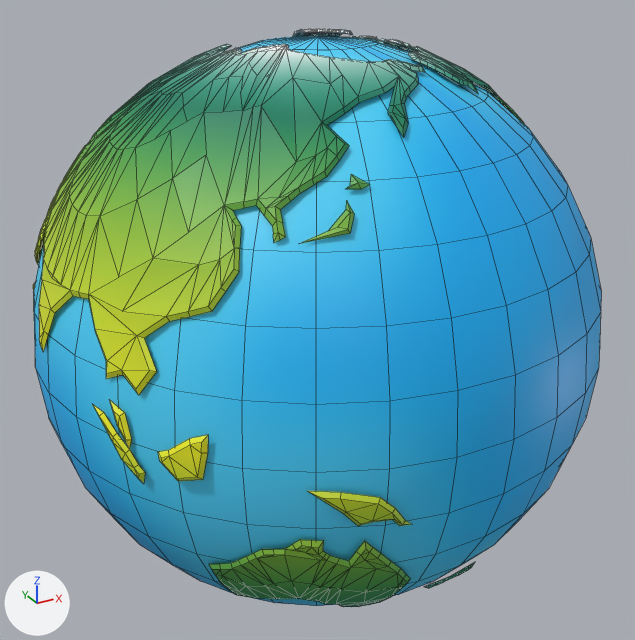
One commit to the FBX model Assets/Models/New_Earth.fbx: the scene before it, then after it.
Camera for both pictures: a 50 mm lens placed at (-6.91, -7.79, 10.96), pointed at (0.0, 4.77, 4.68). Arrows for +X, +Y and +Z are at lower left; the lights stay in place. Mesh edges are drawn as thin lines. Where no turn or scale is listed for an object, it has been applied to the vertices.

The first picture shows 'Sphere', 'Sphere_Deformers Active'.
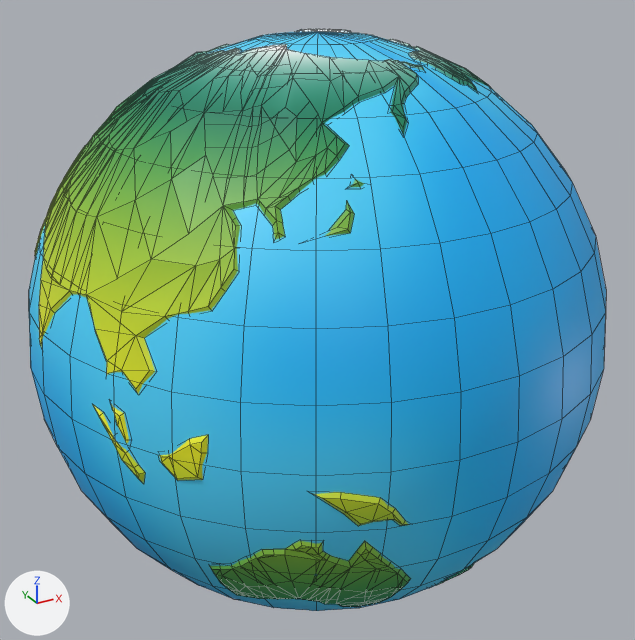
Changed parts and their boxes (x1, y1, x2, y2) in the pictures (635 x 640 px; the box of a moved part takes in the faces that stretch with it):
'Sphere', rescaled: before (34, 36, 601, 606); after (29, 32, 606, 611)
'Sphere_Deformers Active', reshaped (7% narrower): before (33, 29, 524, 607); after (35, 29, 490, 607)
part 1 of me_curve_003, built on: before (39, 49, 396, 372); after (39, 49, 396, 371)
part 2 of me_curve_003, moved or reshaped: before (403, 47, 514, 115); after (419, 47, 486, 83)
part 3 of me_curve_003, moved or reshaped: before (231, 557, 273, 586); after (231, 558, 273, 586)

Edits to the bpy script that builds the scene:
```text
Change me_curve_003:
    used by ob_sphere_deformers_active; location = (0.0, 0.0, 0.0)
    verts and faces of me_curve_003; kept vertices keep their numbers, new ones are numbered from 1831
    before: 602 (2.79, 4.68, 8.71), 645 (3.32, 5.68, 8.17), 659 (2.31, 4.05, 8.94) at pixel (463, 68), 687 (3.53, 3.88, 7.97), 800 (3.67, 4.04, 7.84)
    before: 847 (3.36, 5.9, 8.07), 858 (4.21, 5.2, 7.15), 863 (3.43, 4.95, 8.18), 885 (2.3, 4.1, 8.96) at pixel (460, 67), 916 (2.26, 3.91, 8.94) at pixel (465, 69)
    before: 1205 (2.37, 5.25, 8.94), 1374 (4.0, 6.06, 7.2), 1683 (2.48, 5.46, 8.85)
    before: 1543 (-3.09, 1.38, 2.9) at pixel (240, 565)
    remove me_curve_003.from_pydata(...)  # 1831 vertices, 1996 faces; spans x -4.84..4.65, y 0.11..9.61, z -0.25..9.56
    add me_curve_003.from_pydata(...)  # 1891 vertices, 2043 faces; spans x -4.84..4.65, y 0.11..9.61, z -0.25..9.56
    me_curve_003 part 1
    1 vertex is removed from x -2.7, y 2.89, z 8.32
    36 faces are deleted
    7 vertices in x -4.63..-3.28, y 2.08..5.07, z 6.23..8.25 move by (-0.02, 0.0, 0.0)
    6 vertices in x -4.78..-3.7, y 2.66..6.08, z 5.69..7.84 move by (-0.01, 0.0, 0.0)
    4 vertices in x -4.09..-3.33, y 4.41..5.01, z 7.39..8.27 move by (-0.02, -0.01, 0.0)
    4 vertices in x -2.61..-2.33, y 5.26..5.65, z 8.8..8.93 move by (-0.04, 0.0, 0.02)
    3 vertices in x -2.56..-2.46, y 4.28..4.88, z 8.85..8.89 move by (-0.04, 0.01, 0.04)
    48 vertices move from x -4.56..-0.08, y 2.02..9.4, z 2.76..9.31 to x -4.57..-0.08, y 2.0..9.44, z 2.91..9.32
    61 vertices are added at x -3.68..-0.32, y 2.2..6.81, z 7.73..9.29
    83 new faces join them
    me_curve_003 part 2
    add for i in [645, 687, 1205, 1683]: verts[i] += (0.04, 0.0, 0.0)
    add verts[602] = (2.87, 4.6, 8.71)  # moved
    add verts[659] = (2.32, 4.05, 8.96)  # moved, pixel (463, 67)
    add verts[916] = (2.27, 3.91, 8.96)  # moved, pixel (466, 68)
    add verts[800] = (3.7, 3.99, 7.84)  # moved
    add verts[847] = (3.38, 5.9, 8.07)  # moved
    add verts[863] = (3.45, 4.95, 8.18)  # moved
    add verts[858] = (4.24, 5.2, 7.15)  # moved
    add verts[1374] = (4.03, 6.06, 7.2)  # moved
    add verts[885] = (2.3, 4.1, 8.96)  # moved, pixel (461, 67)
    me_curve_003 part 3
    add verts[1543] = (-3.1, 1.37, 2.9)  # moved, pixel (240, 566)
Change ob_sphere:
    ob_sphere.scale: (4.82, 4.83, 4.82) -> (4.9, 4.9, 4.9)
```
